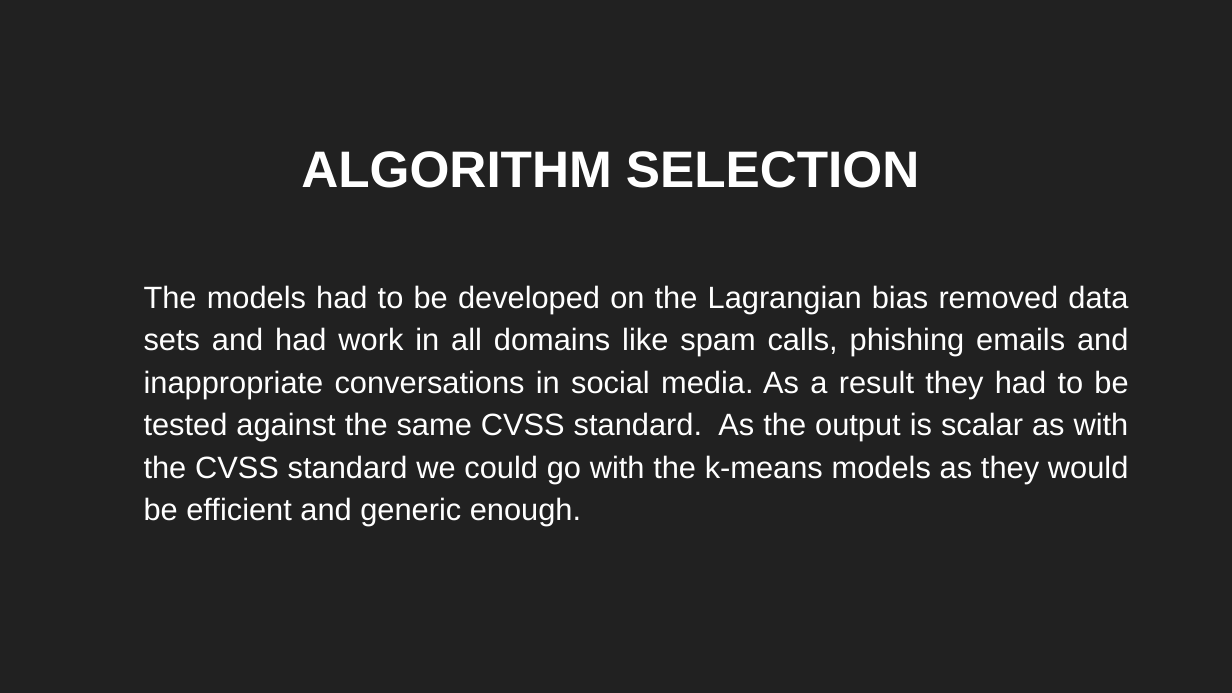
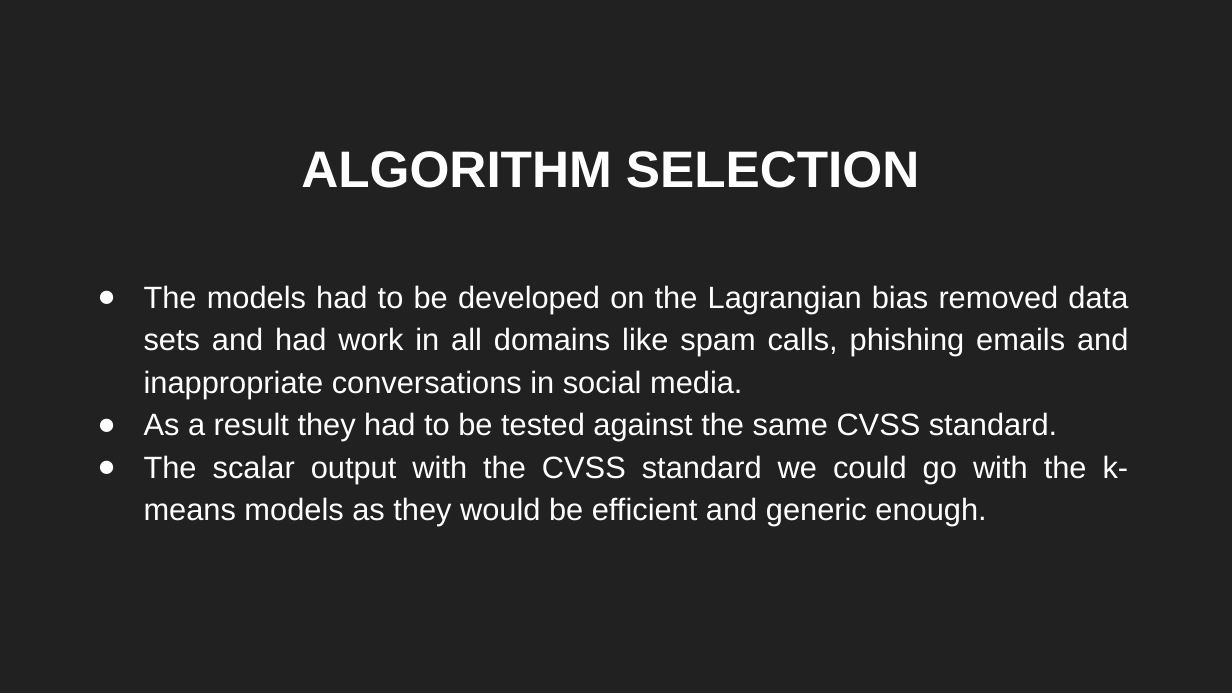
Before and after one commit to sbenstewart/cip-lab, a slide deck: slide 11 of mail these/presentation.pptx. Drawn at 1232x693 pixels with LibreOffice and Linux fonts; fonts in the diff are those of the drawing. Boxes give left, top, right and bottom in pixels: in the first picture for what was removed or moved away, otherwise in the second. Text is boxed around its words. In the diff, an @@ line names an element or a change of style, - is before the commit and + after.

```diff
--- a/mail these/presentation.pptx
+++ b/mail these/presentation.pptx
@@ subtitle at [144, 285, 1129, 526]: text changed @@
-The models had to be developed on the Lagrangian bias removed data sets and had work in all domains like spam calls, phishing emails and inappropriate conversations in social media. As a result they had to be tested against the same CVSS standard. As the output is scalar as with the CVSS standard we could go with the k-means models as they would be efficient and generic enough.
+● The models had to be developed on the Lagrangian bias removed data sets and had work in all domains like spam calls, phishing emails and inappropriate conversations in social media.
+● As a result they had to be tested against the same CVSS standard.
+● The scalar output with the CVSS standard we could go with the k-means models as they would be efficient and generic enough.
```
Also in this commit, not shown: 4 other slides changed, 2 slides added, 11 other files.
